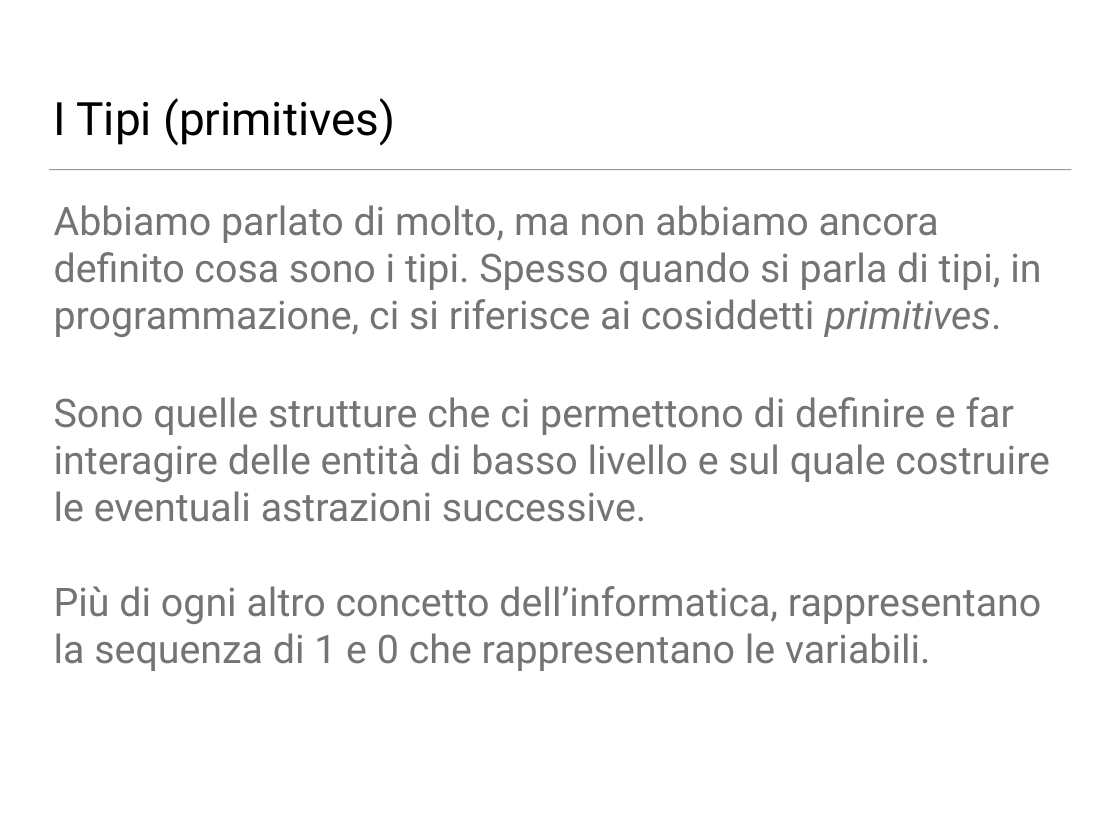
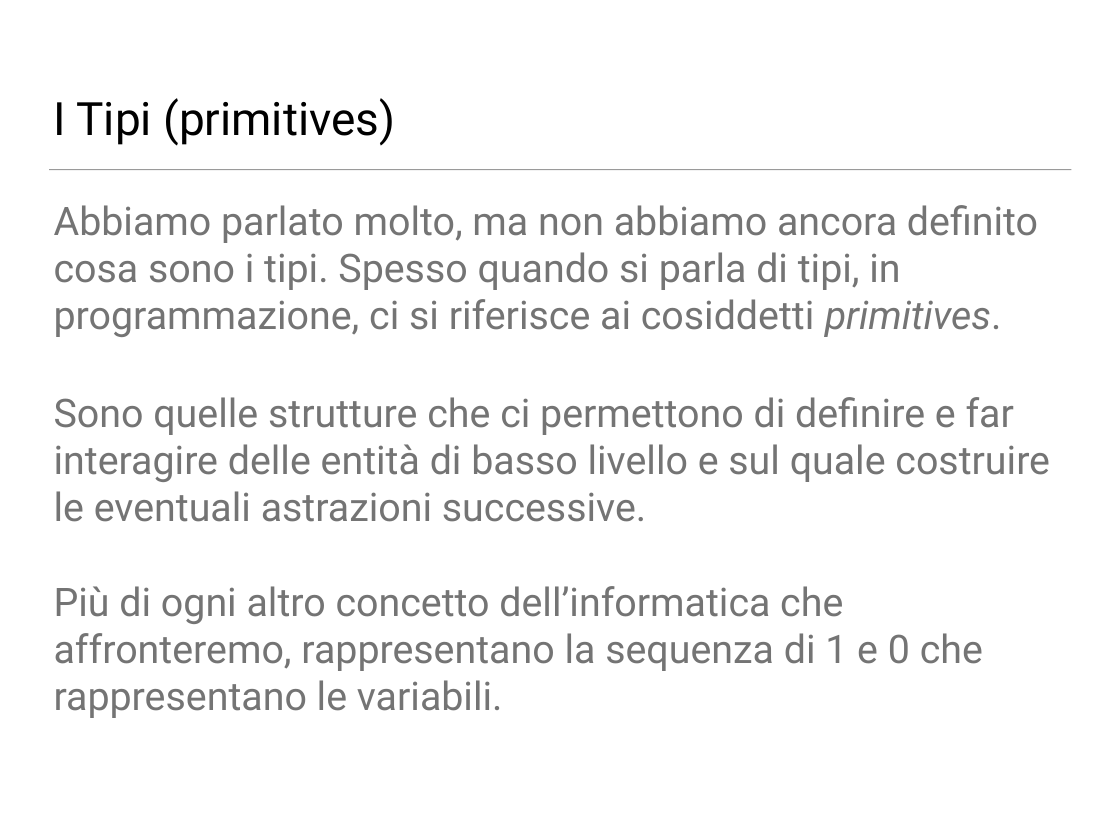
Before and after one commit to NicolaGrego2001/NicolaGrego2001, a slide deck: slide 27 of logica.odp. Drawn at 1120x840 pixels with LibreOffice and Linux fonts; fonts in the diff are those of the drawing; background and template pictures are left out. Boxes give left, top, right and bottom in pixels: in the first picture for what was removed or moved away, otherwise in the second. Text is boxed around its words. In the diff, an @@ line names an element or a change of style, - is before the commit and + after.

```diff
--- a/logica.odp
+++ b/logica.odp
@@ text at box(54, 205, 1038, 337): text changed @@
-Abbiamo parlato di molto, ma non abbiamo ancora definito cosa sono i tipi. Spesso quando si parla di tipi, in programmazione, ci si riferisce ai cosiddetti primitives.
+Abbiamo parlato molto, ma non abbiamo ancora definito cosa sono i tipi. Spesso quando si parla di tipi, in programmazione, ci si riferisce ai cosiddetti primitives.
@@ text at box(54, 586, 983, 718): text changed @@
-Più di ogni altro concetto dell’informatica, rappresentano la sequenza di 1 e 0 che rappresentano le variabili.
+Più di ogni altro concetto dell’informatica che affronteremo, rappresentano la sequenza di 1 e 0 che rappresentano le variabili.
```
Also in this commit, not shown: 8 other slides changed, 1 slide added, 2 slides removed, 1 other file.
